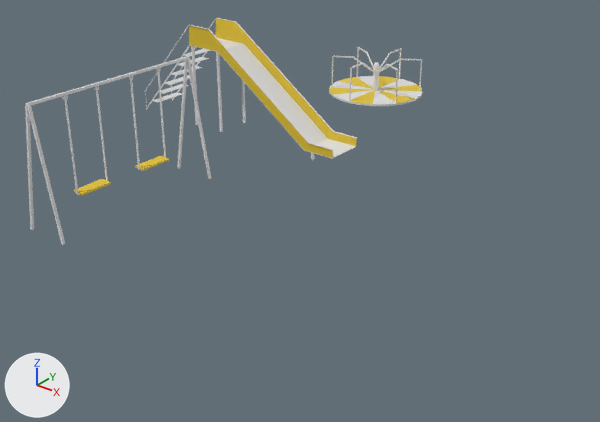
Before and after pictures for a commit that changed the Blender file Assets/Models/model/Playground.blend.
Camera for both pictures: a camera (50 mm lens) standing at (9.47, -11.06, 5.55) and looking at (1.76, -1.41, -0.44). The axes (+X, +Y, +Z) are drawn at lower left. The lights are the same throughout.

The older version as bpy lines, for what is in view:
```python
me_cube_001 = bpy.data.meshes.new('Cube.001')
me_cube_001.from_pydata(...)  # 184 vertices, 238 faces; spans x -0.39..0.39, y -1.5..1.5, z -0.01..2.0
me_cube_001.polygons.foreach_set('use_smooth', [True] * 238)
me_cube_001.materials.append(mat_material)  # white #e7e7e7
me_cube_003 = bpy.data.meshes.new('Cube.003')
me_cube_003.from_pydata(...)  # 116 vertices, 184 faces; spans x -0.102..0.102, y -0.286..0.286, z -1.487..0.009
# faces by material slot: [178, 6]
me_cube_003.materials.append(mat_material)  # white #e7e7e7
me_cube_003.materials.append(mat_material_001)  # yellow #e7c62f
me_cube_004 = bpy.data.meshes.new('Cube.004')
me_cube_004.from_pydata(...)  # 116 vertices, 184 faces; spans x -0.102..0.102, y -0.286..0.286, z -1.487..0.009
# faces by material slot: [178, 6]
me_cube_004.materials.append(mat_material)  # white #e7e7e7
me_cube_004.materials.append(mat_material_001)  # yellow #e7c62f
ob_swing = bpy.data.objects.new('Swing', me_cube_003)
ob_swing.parent = ob_swingsframe
ob_swing.location = (0.0, 0.585, 1.918)
ob_swing_001 = bpy.data.objects.new('Swing.001', me_cube_004)
ob_swing_001.parent = ob_swingsframe
ob_swing_001.location = (0.0, -0.604, 1.918)
ob_swingsframe = bpy.data.objects.new('SwingsFrame', me_cube_001)
ob_swingsframe.location = (0.0, -3.55, 0.0)
# also in view: 'Slide' at (-0.74, 0.0, 0.97); 'Carousel' at (0.0, 3.37, 0.41)
```
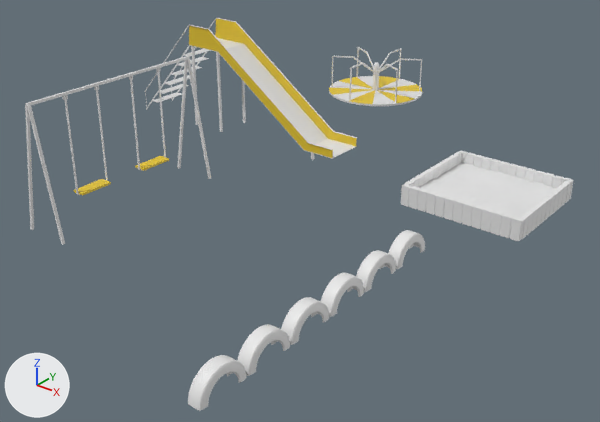
Commit message: Added tires and sandpit models

Where the change shows, as pixel boxes [x1, y1, x2, y2] in the pictures (600 x 422 px):
'Tires', added: after [188, 230, 425, 411]
'Sandpit', added: after [401, 151, 573, 241]
'Sand', added: after [418, 163, 556, 218]

Edits to the bpy script that builds the scene:
```text
Add me_cylinder:
    me_cylinder.from_pydata(...)  # 272 vertices, 262 faces; spans x -0.105..0.105, y -0.364..0.364, z 0.0..0.364
    me_cylinder.polygons.foreach_set('use_smooth', [True] * 262)
Add me_cube_005:
    me_cube_005.from_pydata(...)  # 248 vertices, 222 faces; spans x -0.95..0.94, y -0.88..0.87, z -0.01..0.23
    me_cube_005.polygons.foreach_set('use_smooth', [True] * 222)
Add me_cube_002:
    me_cube_002.from_pydata(...)  # 592 vertices, 584 faces; spans x -1.0..1.0, y -0.93..0.93, z -0.01..0.31
    me_cube_002.polygons.foreach_set('use_smooth', [True] * 584)
Add ob_tires:
    ob_tires = bpy.data.objects.new('Tires', me_cylinder)
    ob_tires.location = (4.36, -2.33, 0.0)
    _m = ob_tires.modifiers.new('Array', 'ARRAY')
    _m.count = 6
    _m.relative_offset_displace = (0.0, -1.02, 0.0)
Add ob_sand:
    ob_sand = bpy.data.objects.new('Sand', me_cube_005)
    ob_sand.parent = ob_sandpit
    ob_sand.location = (0.0, 0.0, 0.0)
Add ob_sandpit:
    ob_sandpit = bpy.data.objects.new('Sandpit', me_cube_002)
    ob_sandpit.location = (4.37, 0.0, 0.0)
```
